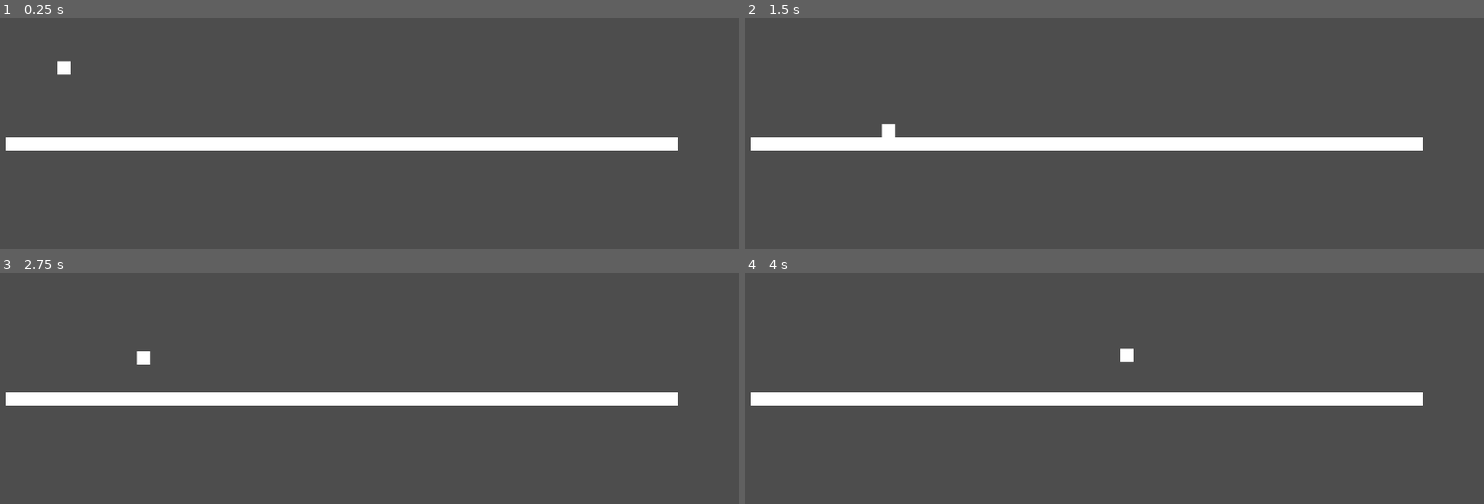
Above: before the commit, frames 1-4 (two rows, left to right).
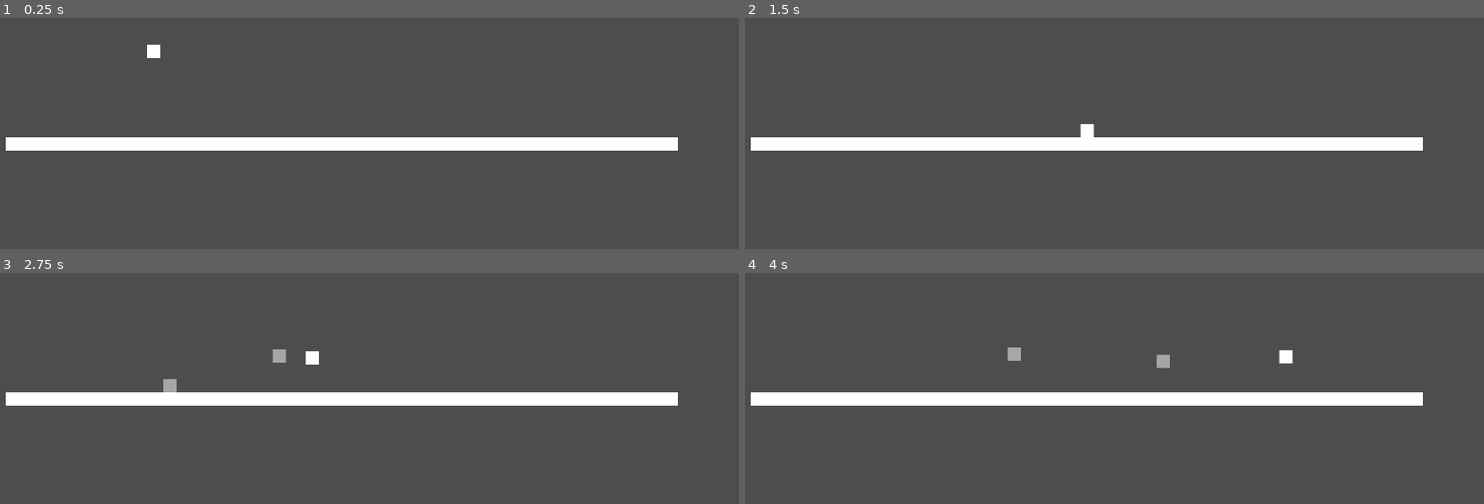
Above: after the commit, the same moments.

Repository: mk5med/godot-starting-fresh
Game: Godot game, scene res://scenes/main_scene.tscn
Same seed, same stepped clock (60 frames per second), same inputs: the game is played once before the commit and once after it.
Inputs:
- Up to frame 1 (0.25 s): no input
- Up to frame 2 (1.5 s): tap Enter at 0.5 s; hold Right (ui_right) from 0.53 s (still down); tap \ (start_fresh) at 0.6 s; tap Space (jump) at 0.77, 0.8, 1.07, 1.35 s
- Up to frame 3 (2.75 s): tap Space (jump) at 1.52, 1.82, 2.3 s; tap \ (start_fresh) at 1.55, 2.1 s; release Right (ui_right) at 2.03 s; hold Left (ui_left) from 2.03 s (still down)
- Up to frame 4 (4 s): release Left (ui_left) at 2.78 s; hold Right (ui_right) from 2.78 s (still down); tap \ (start_fresh) at 2.85 s; tap Space (jump) at 3.02, 3.32, 3.6, 3.77 s

The runs differ from the first frame. In frame 1, 0.2% of the frame differs, in the area x 7-22%, y 11-25%; in frame 2, 0.2%; in frame 3, 0.4%; in frame 4, 0.4%, in the area x 35-75%, y 32-42%.

Commit message:
Added player cloning and replay with Input mocking

Diff:
--- a/components/player/ActionEventLog.gd
+++ b/components/player/ActionEventLog.gd
@@ -41,16 +41,16 @@
 func checkForStateUpdate(action: StringName, state: bool, currentTime: float):
 	if action not in self.currentState:
 		return null
-	assert(
-		action in self.currentState,
-		(
-			"Action "
-			+ action
-			+ " was not included in the constructor."
-			+ "Available actions: "
-			+ str(self.actions)
-		)
-	)
+	# assert(
+	# 	action in self.currentState,
+	# 	(
+	# 		"Action "
+	# 		+ action
+	# 		+ " was not included in the constructor."
+	# 		+ "Available actions: "
+	# 		+ str(self.actions)
+	# 	)
+	# )
 
 	# Only record state changes
 	if self.currentState[action] != state:
@@ -61,3 +61,7 @@
 
 func serialise():
 	return events
+
+
+func reset():
+	self._init(self.actions)
--- /dev/null
+++ b/components/player/InputMock.gd
@@ -0,0 +1,28 @@
+## Mock for the built-in Input class
+## This is used to replay input events on player clones
+class_name InputMock
+
+var actions = []
+var state = {}
+
+
+func _init(_actions):
+	self.actions = _actions
+	for action in actions:
+		state[action] = false
+
+
+func action_press(action: StringName):
+	state[action] = true
+
+
+func action_release(action: StringName):
+	state[action] = false
+
+
+func is_action_just_pressed(action: StringName):
+	return state[action]
+
+
+func get_axis(negative_action: StringName, positive_action: StringName):
+	return int(state[positive_action]) - int(state[negative_action])
--- a/components/player/ReplayActionEventLog.gd
+++ b/components/player/ReplayActionEventLog.gd
@@ -5,10 +5,15 @@
 var elapsed_time = 0
 var index = 0
 var done = false
+var inputSource = null
 
-func _init(_events):
+
+func _init(_events, _inputSource):
 	self.events = _events as Array[ActionEventLog.ActionEvent]
 	self.elapsed_time = 0
+	self.index = 0
+	self.done = false
+	self.inputSource = _inputSource
 
 
 func update(delta: float):
@@ -18,18 +23,21 @@
 	# While the index hasn't reached the end of the array
 	# And there are events to replay
 	while index < len(events) and events[index].time < self.elapsed_time:
-
 		var event = events[index]
 		print("Replaying ", event)
 
 		# If this was a positive change
 		if event.state:
-			Input.action_press(event.action)
+			inputSource.action_press(event.action)
 		else:
-			Input.action_release(event.action)
+			inputSource.action_release(event.action)
 
 		# Move to the next element
 		index += 1
 
-	done = index == len(events)
+	self.done = index == len(events)
 	return done
+
+
+func reset():
+	self._init(self.events, self.inputSource)
--- a/components/player/player.gd
+++ b/components/player/player.gd
@@ -1,18 +1,25 @@
+class_name Player
 extends CharacterBody2D
+
+var PlayerScene = load("res://components/player/player.tscn")
+
 # CONFIG
 var speed = 300
 var jumpSpeed = -300
 var gravity = ProjectSettings.get_setting("physics/2d/default_gravity")
 var timeSinceStart = 0
-var actionEventLog = ActionEventLog.new(["jump", "ui_left", "ui_right"])
+var actionEventLog: ActionEventLog = null
 var replayActionEventLog: ReplayActionEventLog = null
-
+var initialTransform: Transform2D
+var inputSource = Input
 enum MODE { PLAY, REPLAY }
 
 var mode = MODE.PLAY
 
 
 func _ready():
+	self.actionEventLog = ActionEventLog.new(["jump", "ui_left", "ui_right"])
+	self.initialTransform = Transform2D(self.transform)
 	pass
 
 
@@ -20,11 +27,6 @@
 	# Exit if this is not a key event
 	if not (_event is InputEventKey):
 		return
-
-	# if is_on_floor() and Input.is_action_just_pressed("jump"):
-	# 	actionEventLog.checkForStateUpdate(
-	# 		"ui_left", Input.is_action_pressed("ui_left"), timeSinceStart
-	# 	)
 
 	# Don't log inputs while replaying
 	if mode == MODE.REPLAY:
@@ -37,19 +39,50 @@
 
 	# The reset button was pressed
 	if Input.is_action_just_pressed("start_fresh"):
-		var events = actionEventLog.events
-		replayActionEventLog = ReplayActionEventLog.new(events)
-		mode = MODE.REPLAY
-		print("Replaying")
+		startFresh()
 		pass
+
+
+func startFresh():
+	var clone = PlayerScene.instantiate()
+	clone.transform = initialTransform
+	clone.inputSource = InputMock.new(["jump", "ui_left", "ui_right"])
+
+	clone.replayActionEventLog = ReplayActionEventLog.new(
+		actionEventLog.events.duplicate(), clone.inputSource
+	)
+
+	self.get_parent().add_child(clone)
+	clone.name = "Player clone"
+	clone.modulate.a = 0.5
+	clone.mode = MODE.REPLAY
+
+	print("Replaying ", clone, " with ", actionEventLog.events)
+
+
+func replayMode(delta: float):
+	var done = replayActionEventLog.update(delta)
+	print("Done: ", done, replayActionEventLog.index, replayActionEventLog.events)
+	if done:
+		# Reset the event log
+		actionEventLog.reset()
+
+		# Disable the replay action object
+		replayActionEventLog = null
+
+		self.queue_free()
+		return
 
 
 func _physics_process(delta):
 	if mode == MODE.REPLAY:
-		var done = replayActionEventLog.update(delta)
-		if (done):
-			print("Done")
-			mode = MODE.PLAY
+		replayMode(delta)
+		if replayActionEventLog == null:
+			# Reset the time
+			timeSinceStart = 0
+
+			# Skip processing
+			return
 
 	# Increment the time so that event records can be replayed
 	timeSinceStart += delta
@@ -58,10 +91,10 @@
 	self.velocity.y += gravity * delta
 
 	# The jump button is pressed, and the player is on the ground
-	if Input.is_action_just_pressed("jump") and is_on_floor():
+	if inputSource.is_action_just_pressed("jump") and is_on_floor():
 		self.velocity.y = jumpSpeed
 
-	var walk_velocity = Input.get_axis("ui_left", "ui_right")
+	var walk_velocity = inputSource.get_axis("ui_left", "ui_right")
 	self.velocity.x = walk_velocity * speed
 	move_and_slide()
 	pass
--- a/scenes/main_scene.tscn
+++ b/scenes/main_scene.tscn
@@ -6,7 +6,7 @@
 [node name="Node2D" type="Node2D"]
 
 [node name="player" parent="." instance=ExtResource("1_5kvux")]
-position = Vector2(117, 70)
+position = Vector2(252, 45)
 
 [node name="surface" parent="." instance=ExtResource("2_0c4sn")]
 position = Vector2(30, 209)
